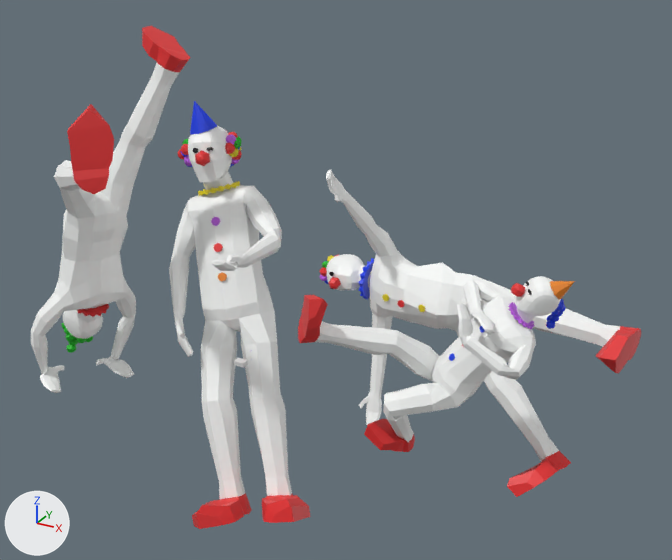
One commit to the glTF model Clownworld/assets/Clownsassemblage.glb: the scene before it, then after it.
Before and after are seen from a 50 mm camera at (1604.0, -2312.0, 1513.0) aimed at (56.0, 502.0, 106.0). The lights are fixed; the arrows at lower left show +X, +Y and +Z. Where no turn or scale is listed for an object, it has been applied to the vertices.
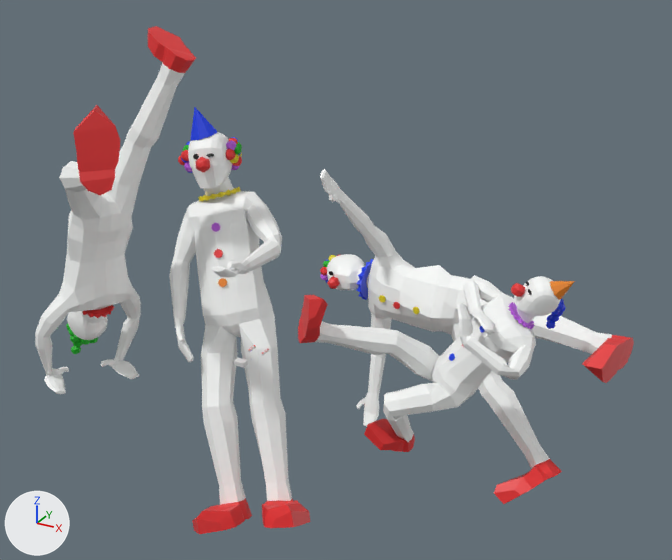
Boxes [x1, y1, x2, y2] around the edits, measured in the pictures (672 x 560 px):
'Sphere.118', moved
    before: [169, 126, 310, 529]
    after: [169, 132, 310, 534]
'Sphere.136', moved
    before: [31, 26, 191, 393]
    after: [35, 26, 196, 394]
'Sphere.153', moved, turned
    before: [326, 169, 641, 497]
    after: [320, 169, 634, 504]
'Cone.002', moved
    before: [190, 101, 217, 134]
    after: [190, 107, 217, 141]
'Cylinder.032', turned
    before: [358, 258, 374, 299]
    after: [356, 259, 374, 300]
'Cylinder.024', moved
    before: [198, 181, 240, 196]
    after: [198, 187, 240, 202]
'Cylinder.028', moved
    before: [77, 304, 109, 317]
    after: [82, 305, 114, 318]
'Sphere.108', moved
    before: [195, 150, 210, 166]
    after: [196, 157, 210, 172]
'Sphere.117', moved
    before: [226, 135, 236, 145]
    after: [226, 141, 237, 151]
'Sphere.138', moved
    before: [328, 277, 341, 289]
    after: [327, 277, 340, 289]
'Sphere.113', moved
    before: [181, 144, 188, 155]
    after: [181, 150, 189, 161]
'Sphere.121', moved
    before: [67, 344, 76, 353]
    after: [71, 346, 81, 354]
'Sphere.111', moved
    before: [184, 155, 192, 166]
    after: [184, 161, 192, 172]
'Sphere.122', moved
    before: [68, 339, 78, 346]
    after: [73, 340, 83, 347]
'Sphere.083', moved
    before: [178, 149, 185, 159]
    after: [178, 155, 185, 165]

The change in detail:
Mesh me_cone_005 is new.
It has 17 vertices, 30 faces and spans x -4.91..4.91, y -4.91..4.91, z -4.91..1.99.
Faces by material slot: [22, 8].
It uses material mat_red_004 (red #e72f30).
It uses material mat_clown_skin_001 (white #fafcfb).
Mesh me_cube_095 is new.
It has 24 vertices, 44 faces and spans x -3.28..3.34, y -3.64..3.67, z -8.39..-5.41.
It uses material mat_light_grey (light grey #dadada).
Object 'Sphere.083' (ob_sphere_083) moves from (-833.0, 764.0, 406.0) to (-833.0, 764.0, 380.0).
Object 'Sphere.108' (ob_sphere_108) moves from (-662.0, 672.0, 434.0) to (-662.0, 672.0, 408.0).
Object 'Sphere.111' (ob_sphere_111) moves from (-781.0, 739.0, 391.0) to (-781.0, 739.0, 365.0).
Object 'Sphere.113' (ob_sphere_113) moves from (-784.0, 726.0, 441.0) to (-784.0, 726.0, 415.0).
Object 'Sphere.117' (ob_sphere_117) moves from (-621.0, 822.0, 480.0) to (-621.0, 822.0, 453.0).
Object 'Cylinder.024' (ob_cylinder_024) moves from (-681.0, 801.0, 264.0) to (-681.0, 801.0, 238.0).
Object 'Cone.002' (ob_cone_002) moves from (-747.0, 777.0, 582.0) to (-747.0, 777.0, 555.0).
Object 'Sphere.118' (ob_sphere_118) moves from (-735.0, 884.0, 417.0) to (-735.0, 884.0, 391.0).
Object 'Sphere.121' (ob_sphere_121) moves from (-1158.0, 306.0, -401.0) to (-1132.0, 306.0, -401.0).
Object 'Sphere.122' (ob_sphere_122) moves from (-1154.0, 318.0, -371.0) to (-1128.0, 318.0, -371.0).
Object 'Cylinder.028' (ob_cylinder_028) moves from (-1007.0, 295.0, -142.0) to (-981.0, 295.0, -142.0).
Object 'Sphere.136' (ob_sphere_136) moves from (-1079.0, 325.0, -274.0) to (-1052.0, 325.0, -274.0).
Object 'Sphere.138' (ob_sphere_138) moves from (-32.0, 649.0, 17.0) to (-36.0, 651.0, 17.0).
Object 'Cylinder.032' (ob_cylinder_032) turns from (69, 84, -116) to (-111, 96, 61) degrees about x, y and z.
Object 'Sphere.153' (ob_sphere_153) moves from (-43.0, 713.0, 73.0) to (-43.0, 715.0, 73.0).
Object 'Sphere.153' (ob_sphere_153) turns from (-2.9, -85, -1.6) to (-2.9, -85, -5.6) degrees about x, y and z.
Object 'Cone.005' (ob_cone_005) is new; it shows me_cone_005.
Its location is (-26.0, 49.0, 13.0).
Object 'Cube.053' (ob_cube_053) is new; it shows me_cube_095.
Its location is (-26.0, 49.0, 8.0).
